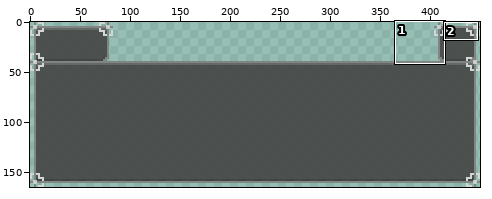
Sprite sheet, stored at Common/UI/YueUIbar.png. The picture above shows the old version from afar; the outline marks the close-up.
Close-up. First the earlier version:
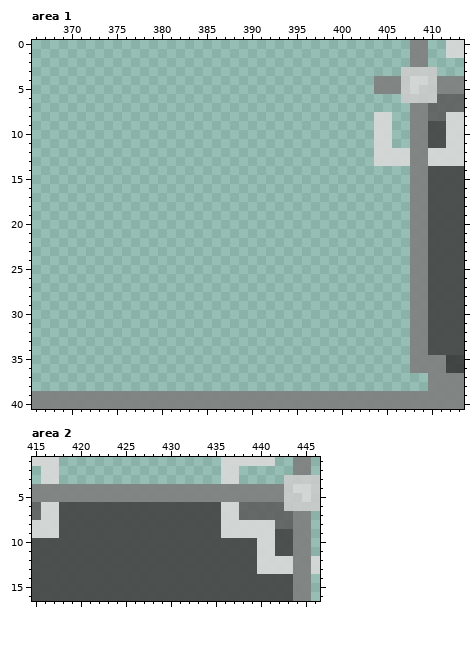
The file is 450x165 pixels. Shown: area 1: x 366..413, y 0..40; area 2: x 415..446, y 1..16.
After:
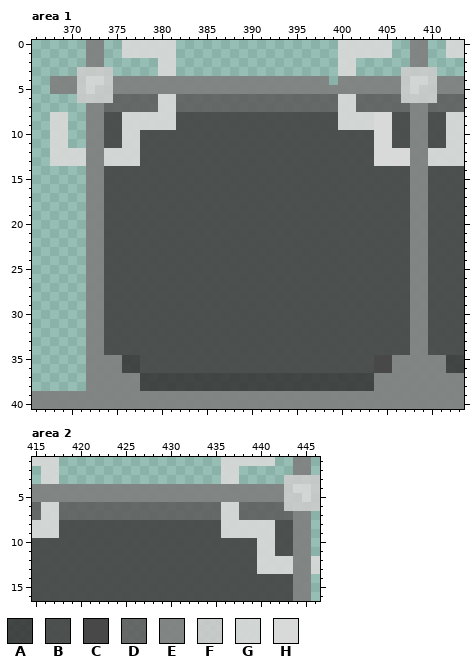
Palette (. is transparent): A #383838e5  B #444444e5  C #474747fc  D #5f5f5fe5  E #7f7f7fe5  F #cbcbcbe5  G #d9d9d9e5  H #d9d9d9fc
The exact change:
Changed rows in their new state; - is an unchanged pixel.
Area 1:
first column x 368:
 0 ----EE--GGGGGG------------------GGGGGG------
 1 ----EE--GGGGGG------------------GGGGGG------
 2 ----EE------GG------------------GG----------
 3 ---FFFF-----GG------------------GG----------
 4 EEEFGGFEEEEEEEEEEEEEEEEEEEEEEEE-EEEE--------
 5 EEEFGFFEEEEEEEEEEEEEEEEEEEEEEEEEEEEE--------
 6 ---FFFFDDDDDGGDDDDDDDDDDDDDDDDDDGGDDDDD-----
 7 ----EEDDDDDDGGDDDDDDDDDDDDDDDDDDGGDDDDDD----
 8 GG--EEBBGGGGGGBBBBBBBBBBBBBBBBBBGGGGHHBB--BB
 9 GG--EEBBGGGGGGBBBBBBBBBBBBBBBBBBGGGGHHBB----
10 GG--EEBBGGBBBBBBBBBBBBBBBBBBBBBBBBBBHHBB----
11 GG--EEBBGGBBBBBBBBBBBBBBBBBBBBBBBBBBHHBB----
12 GGGGEEGGGGBBBBBBBBBBBBBBBBBBBBBBBBBBHHHH----
13 GGGGEEGGGGBBBBBBBBBBBBBBBBBBBBBBBBBBHHHH----
14 ----EEBBBBBBBBBBBBBBBBBBBBBBBBBBBBBBBBBB----
15 ----EEBBBBBBBBBBBBBBBBBBBBBBBBBBBBBBBBBB----
16 ----EEBBBBBBBBBBBBBBBBBBBBBBBBBBBBBBBBBB----
17 ----EEBBBBBBBBBBBBBBBBBBBBBBBBBBBBBBBBBB----
18 ----EEBBBBBBBBBBBBBBBBBBBBBBBBBBBBBBBBBB----
19 ----EEBBBBBBBBBBBBBBBBBBBBBBBBBBBBBBBBBB----
20 ----EEBBBBBBBBBBBBBBBBBBBBBBBBBBBBBBBBBB----
21 ----EEBBBBBBBBBBBBBBBBBBBBBBBBBBBBBBBBBB----
22 ----EEBBBBBBBBBBBBBBBBBBBBBBBBBBBBBBBBBB----
23 ----EEBBBBBBBBBBBBBBBBBBBBBBBBBBBBBBBBBB----
24 ----EEBBBBBBBBBBBBBBBBBBBBBBBBBBBBBBBBBB----
25 ----EEBBBBBBBBBBBBBBBBBBBBBBBBBBBBBBBBBB----
26 ----EEBBBBBBBBBBBBBBBBBBBBBBBBBBBBBBBBBB----
27 ----EEBBBBBBBBBBBBBBBBBBBBBBBBBBBBBBBBBB----
28 ----EEBBBBBBBBBBBBBBBBBBBBBBBBBBBBBBBBBB----
29 ----EEBBBBBBBBBBBBBBBBBBBBBBBBBBBBBBBBBB----
30 ----EEBBBBBBBBBBBBBBBBBBBBBBBBBBBBBBBBBB----
31 ----EEBBBBBBBBBBBBBBBBBBBBBBBBBBBBBBBBBB----
32 ----EEBBBBBBBBBBBBBBBBBBBBBBBBBBBBBBBBBB----
33 ----EEBBBBBBBBBBBBBBBBBBBBBBBBBBBBBBBBBB----
34 ----EEBBBBBBBBBBBBBBBBBBBBBBBBBBBBBBBBBB----
35 ----EEEEAABBBBBBBBBBBBBBBBBBBBBBBBBBCCEE----
36 ----EEEEAABBBBBBBBBBBBBBBBBBBBBBBBBBCCEE----
37 ----EEEEEEAAAAAAAAAAAAAAAAAAAAAAAAAAEEEEEE--
38 ----EEEEEEAAAAAAAAAAAAAAAAAAAAAAAAAAEEEEEE--
Area 2:
first column x 418:
 6 DDDDDDDDDDDDDDDDDD--------
 7 DDDDDDDDDDDDDDDDDD--------
 8 ------------------------BB
Where, in picture pixels (left, top, right, bottom), the same in both close-ups:
changed: (50, 40, 446, 391)
changed: (59, 502, 221, 520)
changed: (275, 520, 293, 529)
